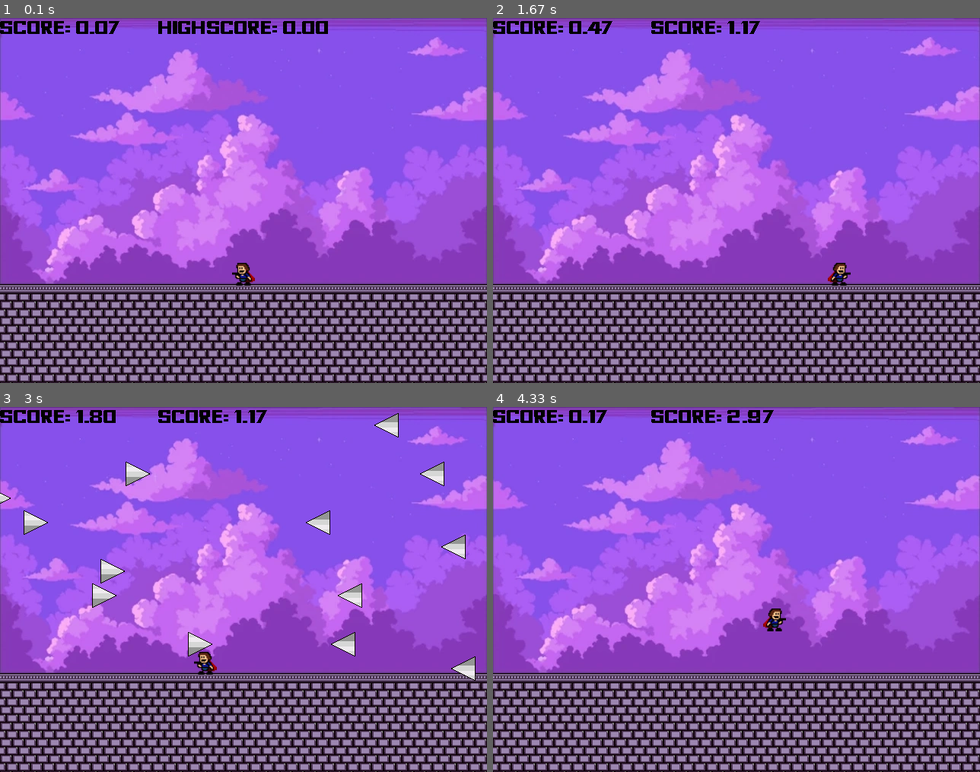
Above: before the commit, frames 1-4 (two rows, left to right).
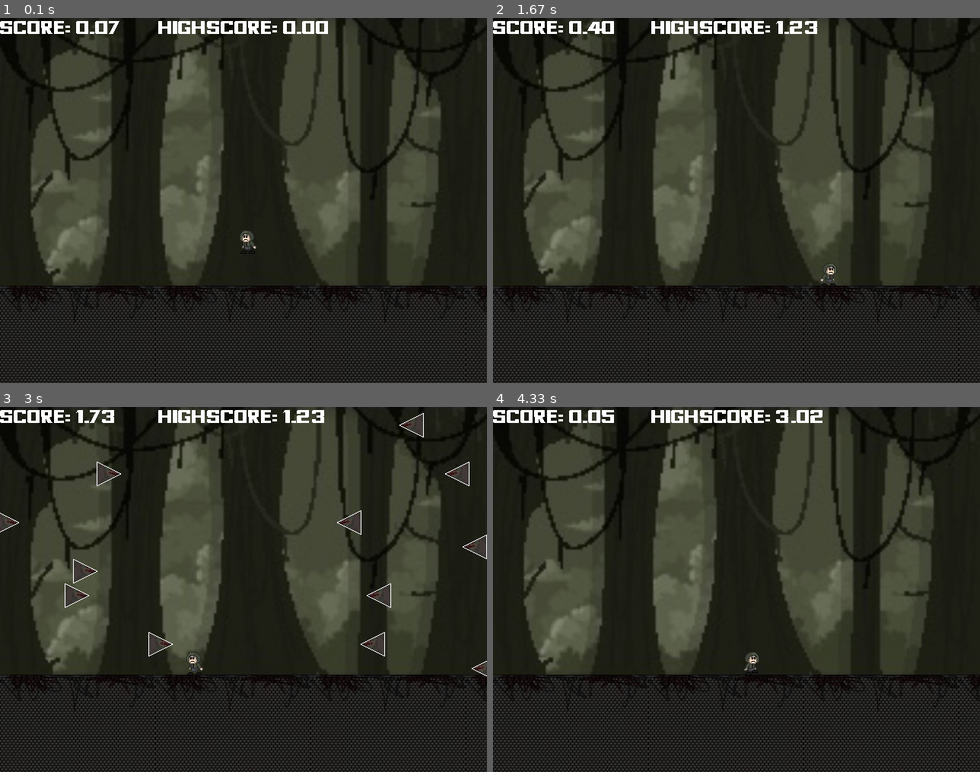
Above: after the commit, the same moments.

Repository: lorak80/pygame_project
Game: pygame game, started from game/main.py
The game is run twice, just before and just after one commit, with the same random seed, the same clock (stepped at 60 frames per second) and the same inputs.
Inputs:
- Up to frame 1 (0.1 s): no input
- Up to frame 2 (1.67 s): hold D 0.33-0.8 s; hold W 0.83-1.13 s; hold D 1.17-1.63 s
- Up to frame 3 (3 s): hold A 1.67-2.2 s; hold S 2.23-2.53 s; tap J at 2.57 s; hold A from 2.9 s (still down)
- Up to frame 4 (4.33 s): release A at 3.3 s; hold W 3.33-3.7 s; hold D from 3.73 s (still down)

The runs differ from the first frame. In frame 1, 96% of the frame differs, in the area x 0-100%, y 0-100%; in frame 2, 96%; in frame 3, 96%; in frame 4, 96%.

Commit message:
new sprites, also background music and removed useless functions

Diff:
--- a/game/Bob.py
+++ b/game/Bob.py
@@ -1,11 +1,5 @@
-#           BOB CLASS
-# This is the bob class for my first pygame project
-# to read how the game works, read the first comments in the "main.py" file
-
 import pygame
-from main import WIN_WIDTH, FLOOR_POSY, BOB_IMG_LEFT, BOB_IMG_RIGHT
-from Floor import FLOOR_POSY
-
+from main import WIN_WIDTH, FLOOR_POSY, BOB_IMG_LEFT, BOB_IMG_RIGHT, FPS
 
 #movement speed
 WALK_SPEED = 5
@@ -13,19 +7,28 @@
 INIT_JUMP_SPEED = 12
 #dash time in seconds
 DASH_TIME = 0.2
+#hitbox size to make the game more balanced
+HITBOX_SIZE = {"width": 11, "height": 30}
 
 class Bob(pygame.sprite.Sprite):
     def __init__(self, init_x, init_y): #initial x;y position
         super().__init__()
-        #left and right image of bob, to make bob face the direction that it moving to
-        self.surfL = pygame.image.load(BOB_IMG_LEFT).convert_alpha()
-        self.surfR = pygame.image.load(BOB_IMG_RIGHT).convert_alpha()
+        #left and right image of bob, to make
+        #bob face the direction that it moving to
+        #and also its frames of walking
+        self.surfLArr = [pygame.image.load(BOB_IMG_LEFT[0]).convert_alpha(), \
+                        pygame.image.load(BOB_IMG_LEFT[1]).convert_alpha(), \
+                        pygame.image.load(BOB_IMG_LEFT[2]).convert_alpha()]
+        self.surfRArr = [pygame.image.load(BOB_IMG_RIGHT[0]).convert_alpha(),\
+                         pygame.image.load(BOB_IMG_RIGHT[1]).convert_alpha(),\
+                         pygame.image.load(BOB_IMG_RIGHT[2]).convert_alpha()]
         self.init_x = init_x
         self.init_y = init_y
         #possible states of bob
         self.states = {"mov right": False, "mov left": False, "mov up": False,
                        "mov down": False, "face right": False, "dashed": False,"dashing": False}
-        self.rect = self.surfL.get_rect(midbottom = (init_x, init_y))
+        self.rect = self.surfLArr[0].get_rect(midbottom = (init_x, init_y))
+        self.deflate_hitbox()
 
     #resets the position to the center of the screen and on the ground
     def reset_pos(self):
@@ -80,8 +83,26 @@
             self.rect.left = 0
         elif self.rect.right >= WIN_WIDTH:
             self.rect.right = WIN_WIDTH
+    #shrinks the hitbox
+    def deflate_hitbox(self):
+        old_center = self.rect.center
+        self.rect.width = HITBOX_SIZE["width"]
+        self.rect.height = HITBOX_SIZE["height"]
+        self.rect.center = old_center
+    #returns the surface to blit/the current walking frame to the right
+    def surf_to_blitR(self, current_frame):
+        if not self.moving():
+            return self.surfRArr[0]
+        else:
+            return self.surfRArr[current_frame % 3]
+    #same thing but to the left
+    def surf_to_blitL(self, current_frame):
+        if not self.moving():
+            return self.surfLArr[0]
+        else:
+            return self.surfLArr[current_frame % 3]
 
-    #a few boolean methods to check states
+    #a few boolean methods to check states/positions
     def on_ground(self):
         return (self.rect.bottom >= FLOOR_POSY)
     def facing_right(self):
@@ -90,3 +111,5 @@
         return self.states["dashing"]
     def dashed(self):
         return self.states["dashed"]
+    def moving(self):
+        return self.states["mov left"] or self.states["mov right"]
--- a/game/Floor.py
+++ b/game/Floor.py
@@ -1,12 +1,10 @@
 import pygame
-#topleft floor position
-FLOOR_POSX = 0
-FLOOR_POSY = 350
+import main
+
+FLOOR_IMG = "images/floor.jfif"
 
 class Floor(pygame.sprite.Sprite):
     def __init__(self):
         super().__init__()
-        FLOOR_POSX = 0
-        FLOOR_POSY = 350
-        self.surf = pygame.image.load("images/floor.png").convert()
-        self.rect = self.surf.get_rect(topleft = (FLOOR_POSX, FLOOR_POSY))
+        self.surf = pygame.image.load(FLOOR_IMG).convert()
+        self.rect = self.surf.get_rect(topleft = (main.FLOOR_POSX, main.FLOOR_POSY))
--- a/game/Killer.py
+++ b/game/Killer.py
@@ -1,10 +1,12 @@
 import pygame, random
 import main
-
-SPIKE_SPEEDS = [3, 3.5, 4]
-MIN_RESP_TIME = 60 * 1.5
+#list of speeds to give to random.choice
+SPEEDS = [3, 3.5, 4]
+#minimum and maximum respawn time
+MIN_RESP_TIME = 60 * 2
 MAX_RESP_TIME = 60 * 10
-SPIKE_HITBOX_SIZE = {"width": 16, "height": 16}
+#new size of the spikes' hitboxes to make them more balanced and easier to avoid
+HITBOX_SIZE = {"width": 16, "height": 16}
 
 class Killer(pygame.sprite.Sprite):
     def __init__(self, init_x, init_y):
@@ -20,21 +22,23 @@
 class Spike(Killer):
     def __init__(self, init_x, init_y, image, right):
         super().__init__(init_x, init_y)
-        self.RIGHT = right
-        self.speed = random.choice(SPIKE_SPEEDS)
+        self.RIGHT = right #attribute to see which way the spike is facing
+        self.speed = random.choice(SPEEDS) #random initial speed
         self.surf = pygame.image.load(image).convert_alpha()
         self.rect = self.surf.get_rect(midtop = (self.init_x, self.init_y))
         self.deflate_hitbox()
+        #randomizes the spike's position at its beginning of existence
         self.reset_pos()
+    #moves the spike right or left based on self.RIGHT
     def move(self):
         if self.RIGHT:
             self.rect.x += self.speed
         else:
             self.rect.x -= self.speed
-
+    #randomize speed, used when spike goes offscreen
     def random_speed(self):
-        self.speed = random.choice(SPIKE_SPEEDS)
-
+        self.speed = random.choice(SPEEDS)
+    #returns if the spike is offscreen or not
     def is_offscreen(self):
         offscreen = False
         if self.RIGHT:
@@ -45,13 +49,15 @@
                 offscreen = True
 
         return offscreen
-
+    #shrinks the hitbox size to make the game not unplayable
     def deflate_hitbox(self):
         old_center = self.rect.center
-        self.rect.width = SPIKE_HITBOX_SIZE["width"]
-        self.rect.height = SPIKE_HITBOX_SIZE["height"]
+        self.rect.width = HITBOX_SIZE["width"]
+        self.rect.height = HITBOX_SIZE["height"]
         self.rect.center = old_center
-
+        print(self.rect.width)
+    #resets position randomly offscreen,
+    #so that the spike doesn't instantly come onscreen
     def reset_pos(self):
         if self.RIGHT:
             self.rect.left = random.randint(-MAX_RESP_TIME, -MIN_RESP_TIME)
--- a/game/Sky.py
+++ b/game/Sky.py
@@ -1,9 +1,11 @@
 import pygame
+
+SKY_IMG = "images/sky.jfif"
 
 class Sky(pygame.sprite.Sprite):
     def __init__(self):
         super().__init__()
         self.x = 0
         self.y = 0
-        self.surf = pygame.image.load("images/sky.webp").convert()
+        self.surf = pygame.image.load(SKY_IMG).convert()
         self.rect = self.surf.get_rect(topleft = (self.x, self.y))
--- a/game/Text.py
+++ b/game/Text.py
@@ -14,10 +14,18 @@
         self.text = text
         self.INIT_SCORE = 0.00
         super().__init__(text, color, size, pos)
-    def set_score(self, new_score, color = "black"):
+
+    def set_score(self, new_score, color = "white"):
         new_score_2f = "{:.2f}".format(new_score)
         new_text = f"Score: {new_score_2f}"
         self.text = new_text
         self.surf = self.font.render(new_text, False, color)
+    #this function is the same as the above except for the highscore text
+    def set_highscore(self, new_score, color = "white"):
+        new_score_2f = "{:.2f}".format(new_score)
+        new_text = f"Highscore: {new_score_2f}"
+        self.text = new_text
+        self.surf = self.font.render(new_text, False, color)
+    #resets score back to zero
     def reset(self):
         self.text = f"Score: {self.INIT_SCORE}"
--- a/game/main.py
+++ b/game/main.py
@@ -12,17 +12,13 @@
 #               straight in all 8 directions, horizontally, vertically and diagonally
 #       Bob cannot dash more than once in the air, the dash refills when bob touches the ground
 
-#                                            SPIKES (randomness: to be fully implemented)
+#                                            SPIKES
 #       Spikes are the hardest killer to avoid, they randomly come from the left and right side
 #                               of the screen in controlled random order
 
-#                                         GLOB ENEMY (to be fully implemented after spikes)
-#     Glob is a static enemy that always moves in the same way with the same speed, combined with
-#                       the spikes, it adds more difficulty to the game
-
 import pygame
 import Bob, Killer, Floor, Text, Sky
-import time, random
+import time
 
 #ticks of the clock per second (also known as frames per second (fps))
 FPS = 60
@@ -49,41 +45,41 @@
 #bottom spikes indexes
 BOTTOM_SPIKES = [10, 21]
 #image strings
-BOB_IMG_LEFT, BOB_IMG_RIGHT = "images/guyLeft.png", "images/guyRight.png"
+BOB_IMG_LEFT, BOB_IMG_RIGHT = ["images/bobLeft.png", "images/bobLeft1.png", "images/bobLeft2.png"], ["images/bobRight.png", "images/bobRight1.png", "images/bobRight2.png"]
 SPIKE_IMG_LEFT, SPIKE_IMG_RIGHT = "images/spikeLeft.png", "images/spikeRight.png"
+LOGO_IMG = "images/logo.png"
+#background music
+BG_MUSIC = "music/bgm.mp3"
+#death sfx (to be implemented)
+DEATH_SFX = "sfx/death.mp3"
+
+MUSIC_DURATION = 225 #in seconds
 
 #blits all the spikes
-def blit_spikes(screen, spikes, n_spikes):
-    for i in range(n_spikes):
-        screen.blit(spikes[i].surf, spikes[i].rect)
+def blit_spikes(screen, spikes):
+    for spike in spikes:
+        screen.blit(spike.surf, spike.rect)
 
 #blits everything that doesn't kill
-def blit_non_killer(screen, bob, floor, sky, text0, text1):
+def blit_non_killer(screen, bob, floor, sky, text0, text1, current_frame):
     screen.blit(floor.surf, floor.rect)
     screen.blit(sky.surf, sky.rect)
     screen.blit(text0.surf, text0.rect)
     screen.blit(text1.surf, text1.rect)
     #based on the moving direction of bob, it turns its body towards that direction
     if bob.facing_right():
-        screen.blit(bob.surfR, bob.rect)
+        screen.blit(bob.surf_to_blitR(current_frame), bob.rect)
     else:
-        screen.blit(bob.surfL, bob.rect)
+        screen.blit(bob.surf_to_blitL(current_frame), bob.rect)
 
-#function that checks spike collisions, if true, kill bob and exit loop
+#function that checks spike collisions and resets values if the collision occurred
 def spike_collision(bob, spikes, score_text):
     for spike in spikes:
         if bob.rect.colliderect(spike):
             spike.kill(bob, spikes, score_text)
             return True
     return False
-
-def randomize_spikes_to_move(spikes):
-    rand_bool = [random.choice([True, False]) for _ in spikes]
-    return [i for i, _ in enumerate(spikes) if rand_bool[i]]
-
-def offscreen_spikes(spikes):
-    return [i for i, spike in enumerate(spikes) if spike.is_offscreen()]
-
+#function that moves spikes in their direction, also resets a spike's position when offscreen
 def move_spikes(spikes):
     for spike in spikes:
         spike.move()
@@ -93,9 +89,11 @@
 def main():
     pygame.init()
     pygame.display.set_caption("bob")
-    score_text = Text.Score("Score: 0.00", "black", FONT_SIZE_SCORE, ORIGIN)
+    pygame.display.set_icon(pygame.image.load(LOGO_IMG))
+    #creation of all the objects
+    score_text = Text.Score("Score: 0.00", "white", FONT_SIZE_SCORE, ORIGIN)
     score_text.rect.left = 0
-    highscore_text = Text.Score("Highscore: 0.00", "black", FONT_SIZE_SCORE, (WIN_WIDTH / 2, 0))
+    highscore_text = Text.Score("Highscore: 0.00", "white", FONT_SIZE_SCORE, (WIN_WIDTH / 2, 0))
     screen = pygame.display.set_mode((WIN_WIDTH, WIN_HEIGHT))#sets the resolution of the screen
     clock = pygame.time.Clock()#clock used to set fps
     sky = Sky.Sky()
@@ -103,7 +101,7 @@
     bob = Bob.Bob(WIN_WIDTH / 2, FLOOR_POSY)#bob is the player
     #"spikes" is the list of all spike instances
     spikes = [Killer.Spike(-20, i * SPIKE_SIZE, SPIKE_IMG_RIGHT, True) for i in range(HALF_SPIKES)]
-    #adds to the list the spike on the right side of the screen
+    #adds to the list the spikes on the right side of the screen
     spikes.extend([Killer.Spike(WIN_WIDTH + 20, i * SPIKE_SIZE, SPIKE_IMG_LEFT, False) for i in range(HALF_SPIKES)])
     #vertical speed used when jumping
     speed_y = Bob.INIT_JUMP_SPEED
@@ -112,14 +110,22 @@
 
     highscore = -1
 
+    #gets the current time, which is the time in seconds
+    #since the epoch (1st january 1970 00:00:00 UTC)
     start_time = time.time()
+    #counter of frames to check which frame the game is on right now
+    #used to control the animation of bob
+    current_frame = 1
+    music = pygame.mixer_music
+    music.load(BG_MUSIC)
+    music.set_volume(0.12)
+    music.play()
+    music_stop_time = start_time + MUSIC_DURATION
 
     #game loop
     while True:
-        blit_non_killer(screen, bob, floor, sky, score_text, highscore_text)
-        blit_spikes(screen, spikes, MAX_SPIKES)
-        #gets the current time, which is the time in seconds
-        #since the epoch (1st january 1970 00:00:00 UTC)
+        blit_non_killer(screen, bob, floor, sky, score_text, highscore_text, current_frame)
+        blit_spikes(screen, spikes)
         current_time = time.time()
         pygame.display.update()
 
@@ -136,7 +142,7 @@
             elif dash_stop_time >= current_time:
                 bob.dash()
             else: #when the dash is over
-                speed_y = 0 - GRAVITY
+                speed_y = 0 - GRAVITY #set a negative speed value
                 bob.jump(speed_y) #start moving downwards
                 bob.states["dashing"] = False
                 dash_stop_time = -1 #there is no stop time anymore
@@ -160,15 +166,27 @@
             bob.states["dashed"] = False
 
         move_spikes(spikes)
+
         if spike_collision(bob, spikes, score_text):
+            #sets new high score if curr_score > high score
             if current_time - start_time > highscore:
                 highscore = current_time - start_time
-                highscore_text.set_score(highscore)
+                highscore_text.set_highscore(highscore)
             start_time = time.time()
         score_text.set_score(current_time - start_time)
+        #avoid bob going too far left/right
         bob.avoid_offscreen()
+        #tick at 60 fps
+        clock.tick(FPS)
+        #increases/resets frame counter
+        if current_frame >= FPS:
+            current_frame = 1
+        else:
+            current_frame += 1
+        if music_stop_time <= current_time:
+            music_stop_time += MUSIC_DURATION
+            music.rewind()
 
-        clock.tick(FPS)
 
 if __name__=="__main__":
     main()
Binary file added: game/images/bobLeft.png
Binary file added: game/images/bobLeft1.png
Binary file added: game/images/bobLeft2.png
Binary file added: game/images/bobRight.png
Binary file added: game/images/bobRight1.png
Binary file added: game/images/bobRight2.png
Binary file added: game/images/floor.jfif
Binary file removed: game/images/floor.png
Binary file removed: game/images/floor1.png
Binary file removed: game/images/guyLeft.png
Binary file removed: game/images/guyRight.png
Binary file added: game/images/logo.png
(and 8 more such lines)
